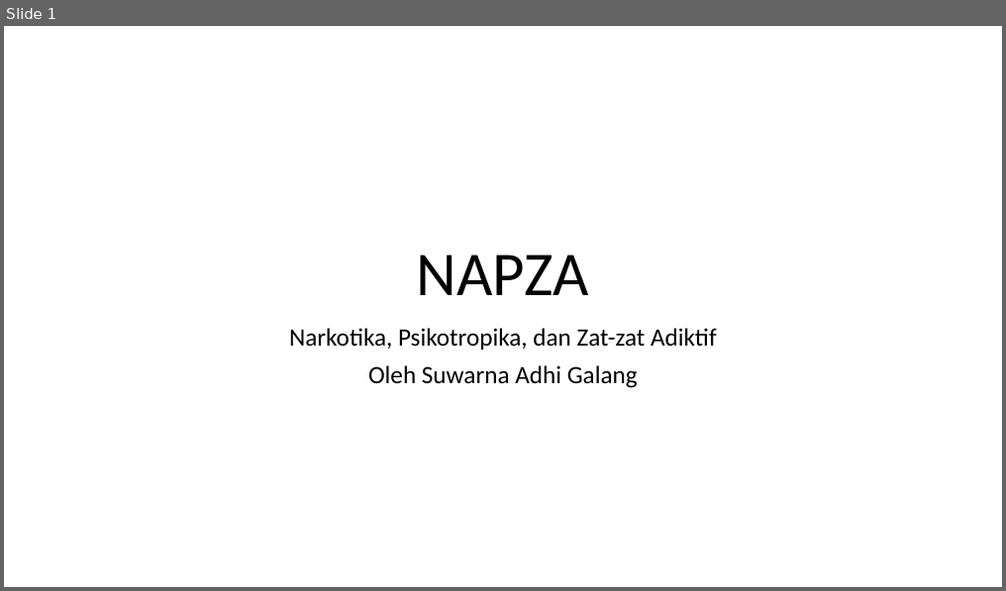
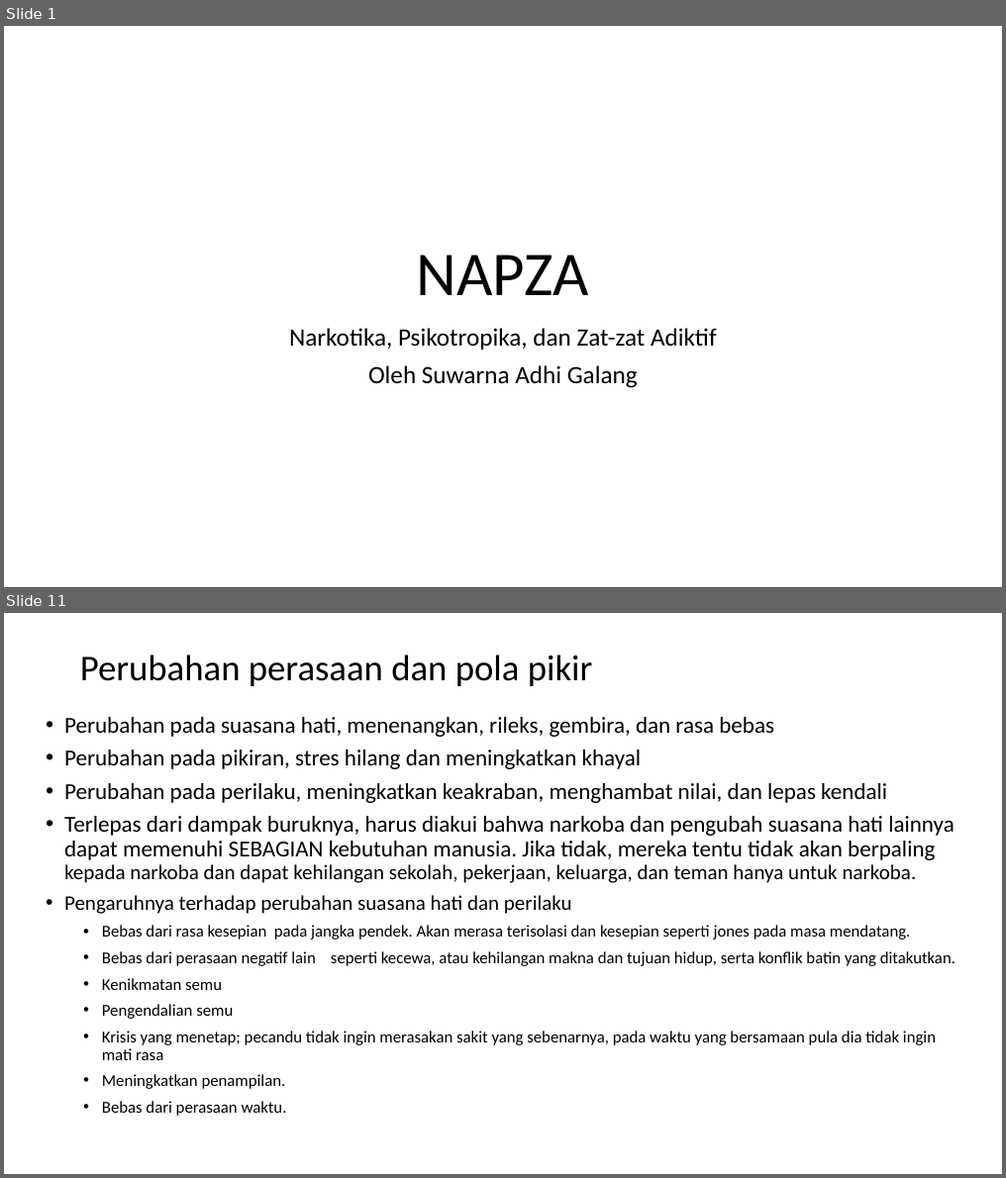
Before and after one commit to Galang23/galang23.github.io, a slide deck: tugas-sekolah/olahraga/NAPZA.pptx. Shown one above the other, each under a label of ours: slide 1 before the commit, slides 1 and 11 after it; the slides between them are not shown. The pictures are 1006x591 and 1006x1178 pixels, drawn with LibreOffice and Linux fonts; fonts in the diff are those of the drawing. Boxes give left, top, right and bottom in pixels: in the first picture for what was removed or moved away, otherwise in the second. Text is boxed around its words. In the diff, an @@ line names an element or a change of style, - is before the commit and + after.

```diff
--- a/tugas-sekolah/olahraga/NAPZA.pptx
+++ b/tugas-sekolah/olahraga/NAPZA.pptx
@@ slide 11 added at [4, 613, 1002, 1174], background #FFFFFF @@
@@ title added at [80, 655, 593, 686], 35 pt, text #000000 @@
+Perubahan perasaan dan pola pikir
@@ text added at [64, 717, 955, 1116], 16 pt, text #000000 @@
+• Perubahan pada suasana hati, menenangkan, rileks, gembira, dan rasa bebas
+• Perubahan pada pikiran, stres hilang dan meningkatkan khayal
+• Perubahan pada perilaku, meningkatkan keakraban, menghambat nilai, dan lepas kendali
+• Terlepas dari dampak buruknya, harus diakui bahwa narkoba dan pengubah suasana hati lainnya dapat memenuhi SEBAGIAN kebutuhan manusia. Jika tidak, mereka tentu tidak akan berpaling kepada narkoba dan dapat kehilangan sekolah, pekerjaan, keluarga, dan teman hanya untuk narkoba.
+• Pengaruhnya terhadap perubahan suasana hati dan perilaku
+  • Bebas dari rasa kesepian pada jangka pendek. Akan merasa terisolasi dan kesepian seperti jones pada masa mendatang.
+  • Bebas dari perasaan negatif lain seperti kecewa, atau kehilangan makna dan tujuan hidup, serta konflik batin yang ditakutkan.
+  • Kenikmatan semu
+  • Pengendalian semu
+  • Krisis yang menetap; pecandu tidak ingin merasakan sakit yang sebenarnya, pada waktu yang bersamaan pula dia tidak ingin mati rasa
+  • Meningkatkan penampilan.
+  • Bebas dari perasaan waktu.
```
Also in this commit, not shown: 4 slides changed, 11 other slides added, 2 other files.
